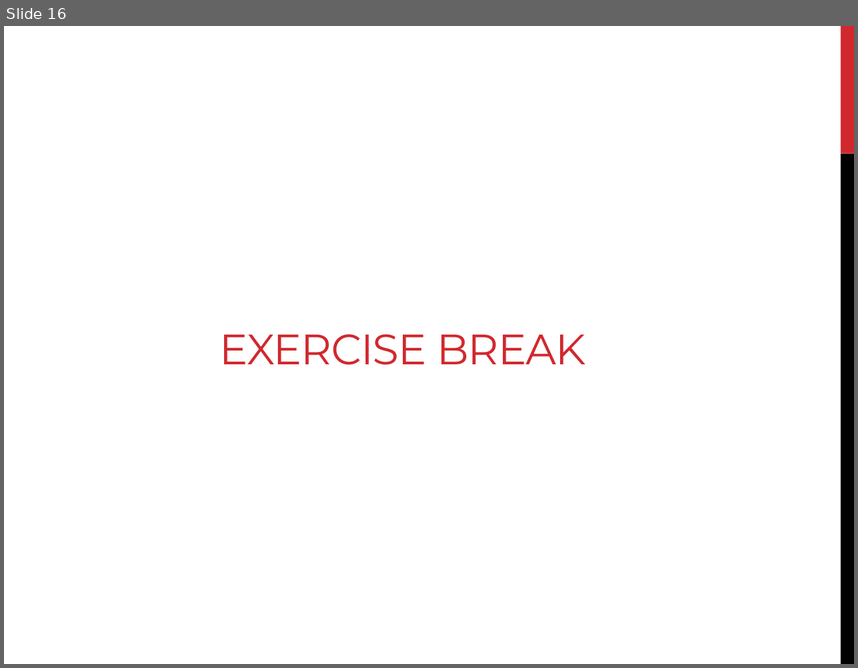
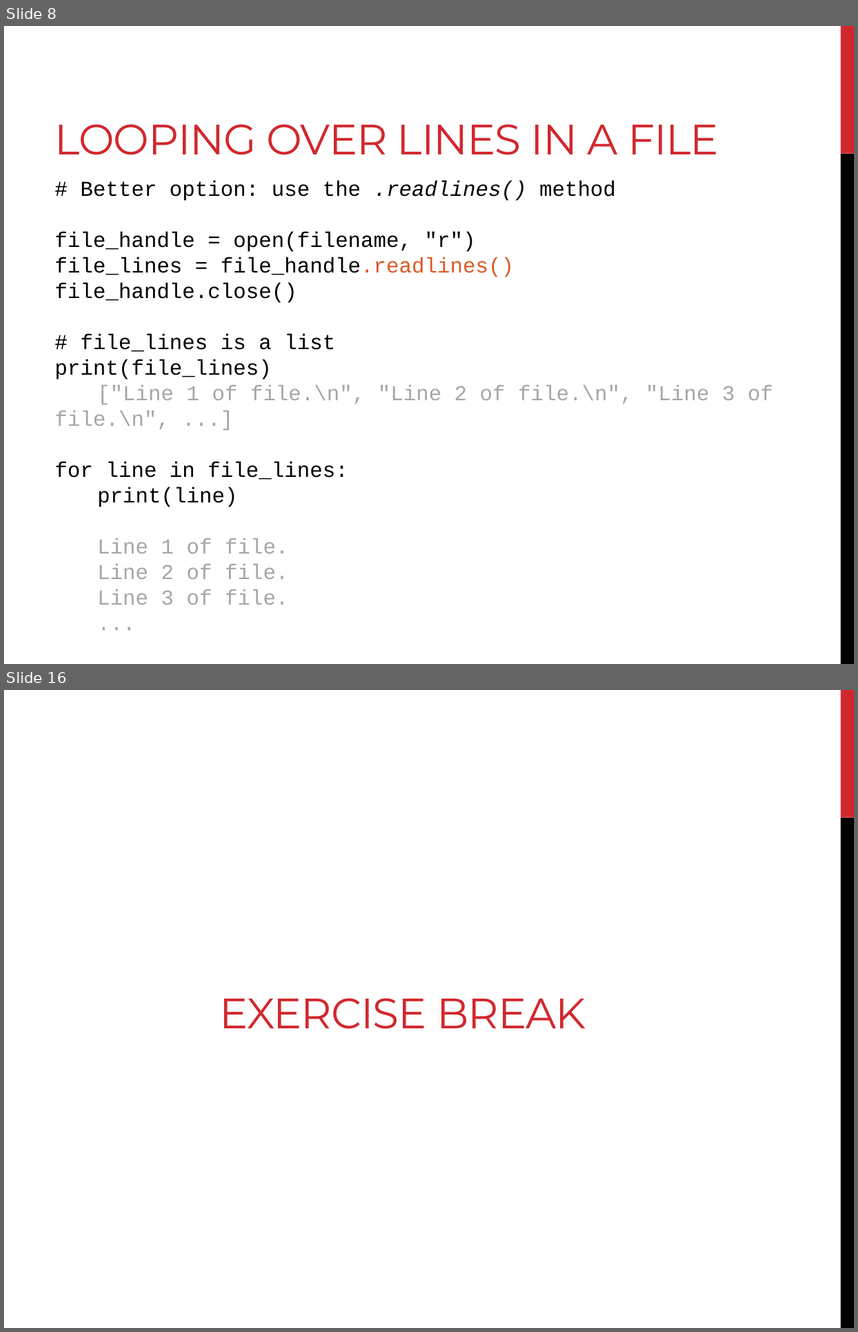
Before and after one commit to sjspielman/bdib2016_python, a slide deck: files/day3_materials/slides_day3.pptx. Shown one above the other, each under a label of ours: slide 16 before the commit, slides 8 and 16 after it; the slides between them are not shown. The pictures are 858x668 and 858x1332 pixels, drawn with LibreOffice and Linux fonts; fonts in the diff are those of the drawing. Boxes give left, top, right and bottom in pixels: in the first picture for what was removed or moved away, otherwise in the second. Text is boxed around its words. In the diff, an @@ line names an element or a change of style, - is before the commit and + after.

```diff
--- a/files/day3_materials/slides_day3.pptx
+++ b/files/day3_materials/slides_day3.pptx
@@ slide 8 added at (x1=4, y1=26, x2=854, y2=664), background #FFFFFF; not listed: 2 template elements that a slide beside it also shows @@
@@ title added at (x1=55, y1=124, x2=719, y2=155), 36 pt, text #D1282E @@
+LOOPING OVER LINES IN A FILE
@@ text added at (x1=55, y1=181, x2=773, y2=604), 18 pt, text #000000 @@
+# Better option: use the .readlines() method
+file_handle = open(filename, "r")
+file_lines = file_handle.readlines()
+file_handle.close()
+# file_lines is a list
+print(file_lines)
+["Line 1 of file.\n", "Line 2 of file.\n", "Line 3 of file.\n", ...]
+for line in file_lines:
+print(line)
+Line 1 of file.
+Line 2 of file.
+Line 3 of file.
+...
```
Also in this commit, not shown: 1 slide changed, 13 other slides added, 23 slides removed, 5 other files.
